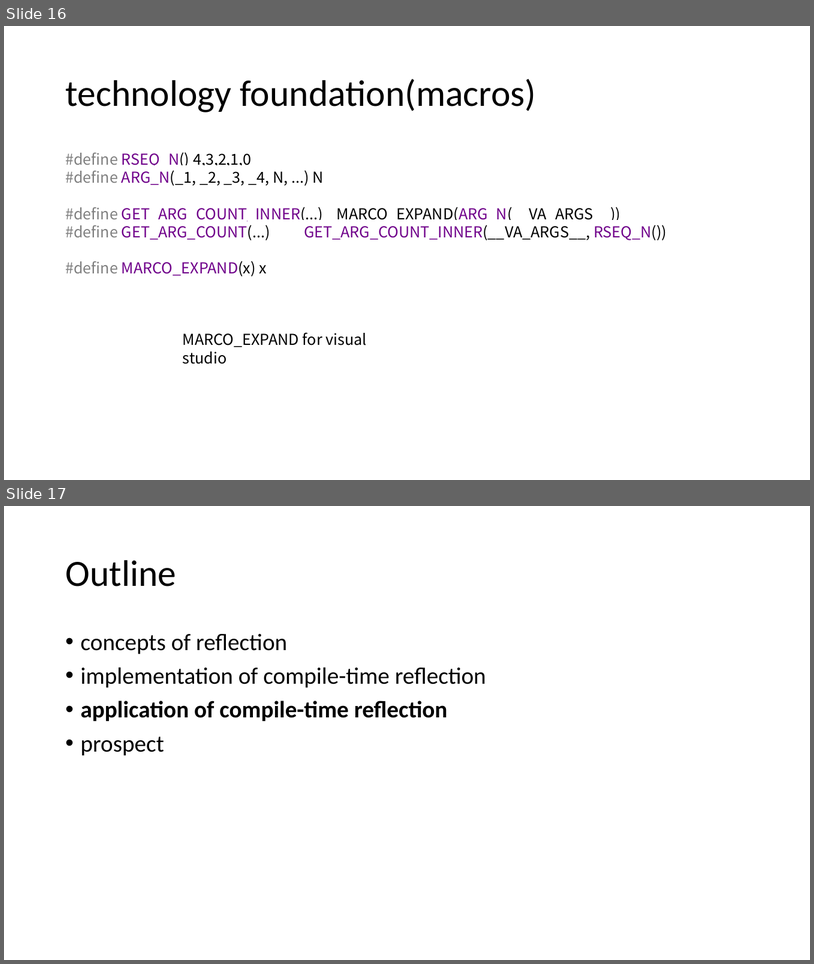
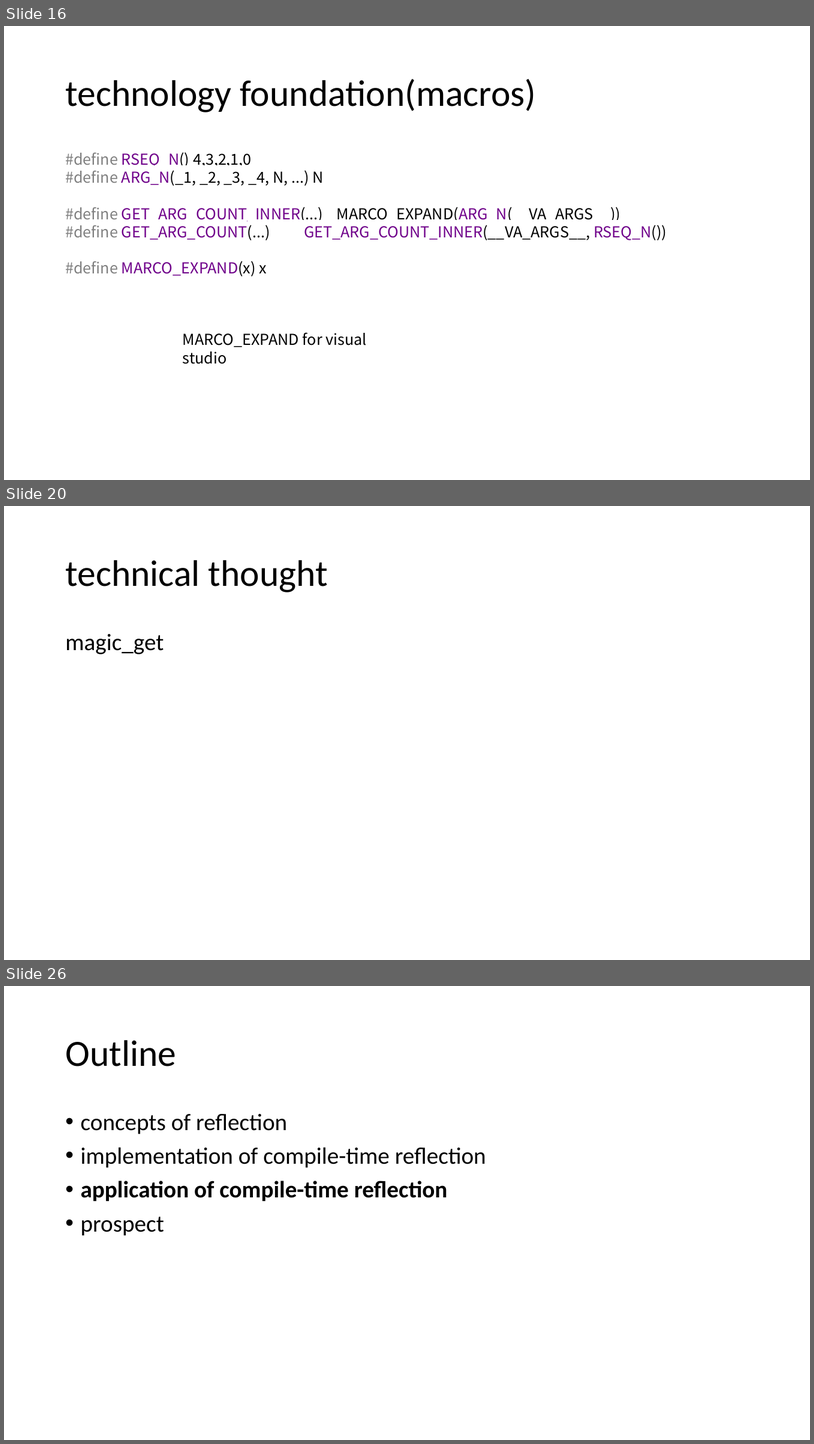
Before and after one commit to qicosmos/cppcon2017, a slide deck: cppcon2017.pptx. Shown one above the other, each under a label of ours: slides 16 and 17 before the commit, slides 16, 20 and 26 after it; the slides between them are not shown. The pictures are 814x964 and 814x1444 pixels, drawn with LibreOffice and Linux fonts; fonts in the diff are those of the drawing. Boxes give left, top, right and bottom in pixels: in the first picture for what was removed or moved away, otherwise in the second. Text is boxed around its words. In the diff, an @@ line names an element or a change of style, - is before the commit and + after.

```diff
--- a/cppcon2017.pptx
+++ b/cppcon2017.pptx
@@ slide 20 added at (x1=4, y1=506, x2=810, y2=960), background #FFFFFF @@
@@ title added at (x1=65, y1=560, x2=328, y2=592), 44 pt, text #000000 @@
+technical thought
@@ text added at (x1=65, y1=634, x2=164, y2=654), 28 pt, text #000000 @@
+magic_get
@@ what was slide 17 is now slide 26 @@
```
Also in this commit, not shown: 1 slide changed, 8 other slides added.
